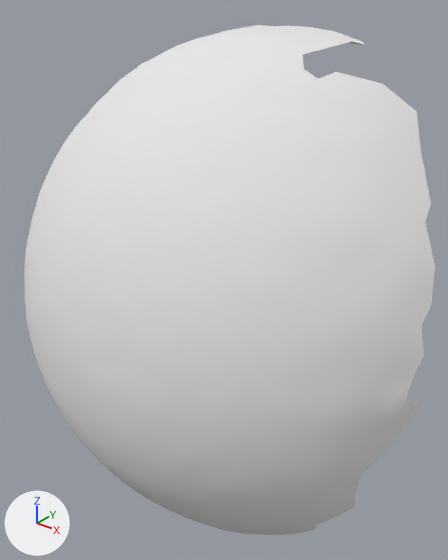
One commit to the OBJ model res/pendulum_horizontal/Pendulum_horizontal.000005.obj: the scene before it, then after it.
One viewpoint serves both versions: a 50 mm lens placed at (1.0, 121.0, 240.0), pointed at (-196.0, 367.0, 88.0). Every picture has the same lights, and +X, +Y and +Z are marked at lower left. Where no turn or scale is listed for an object, it has been applied to the vertices.

Objects in the first picture: 'Pendulum_horizontal.000005'.
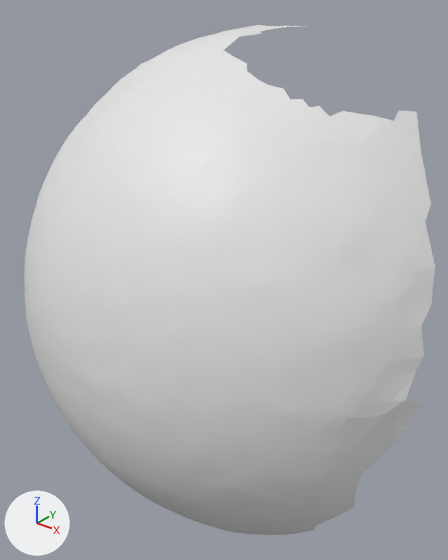
Edits to the bpy script that builds the scene:
```text
Change me_pendulum_horizontal_000005:
    used by ob_pendulum_horizontal_000005; location = (0.0, 0.0, 0.0)
    remove me_pendulum_horizontal_000005.from_pydata(...)  # 4671 vertices, 9232 faces; spans x -346.0..-69.0, y 267.0..427.0, z -78.0..218.0
    remove me_pendulum_horizontal_000005.materials.append(mat_pendulum_horizontal_000005)  # white #e7e7e7
    add me_pendulum_horizontal_000005.from_pydata(...)  # 4600 vertices, 9074 faces; spans x -346.0..-69.0, y 267.0..424.0, z -78.0..218.0
    me_pendulum_horizontal_000005 part 1
    71 vertices are removed from x -187.0..-117.0, y 356.0..427.0, z 190.0..218.0
    158 faces are deleted
```

What differs and where, as boxes [x1, y1, x2, y2] in the pictures (448 x 560 px):
part 1 of me_pendulum_horizontal_000005, deleted: before [223, 27, 417, 121]
